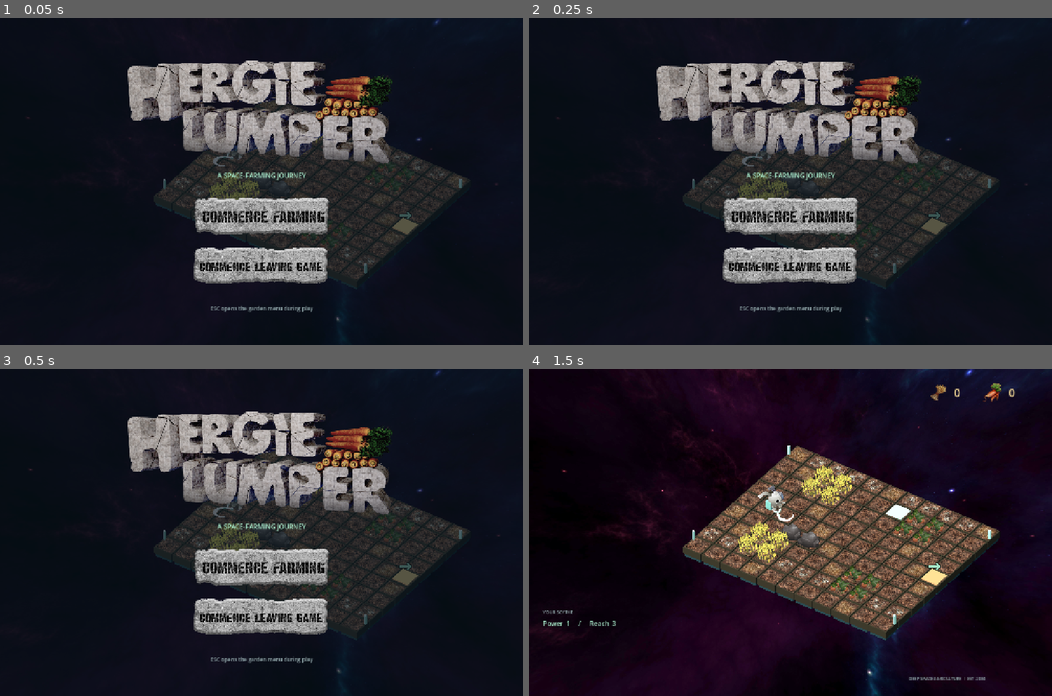
Above: before the commit, frames 1-4 (two rows, left to right).
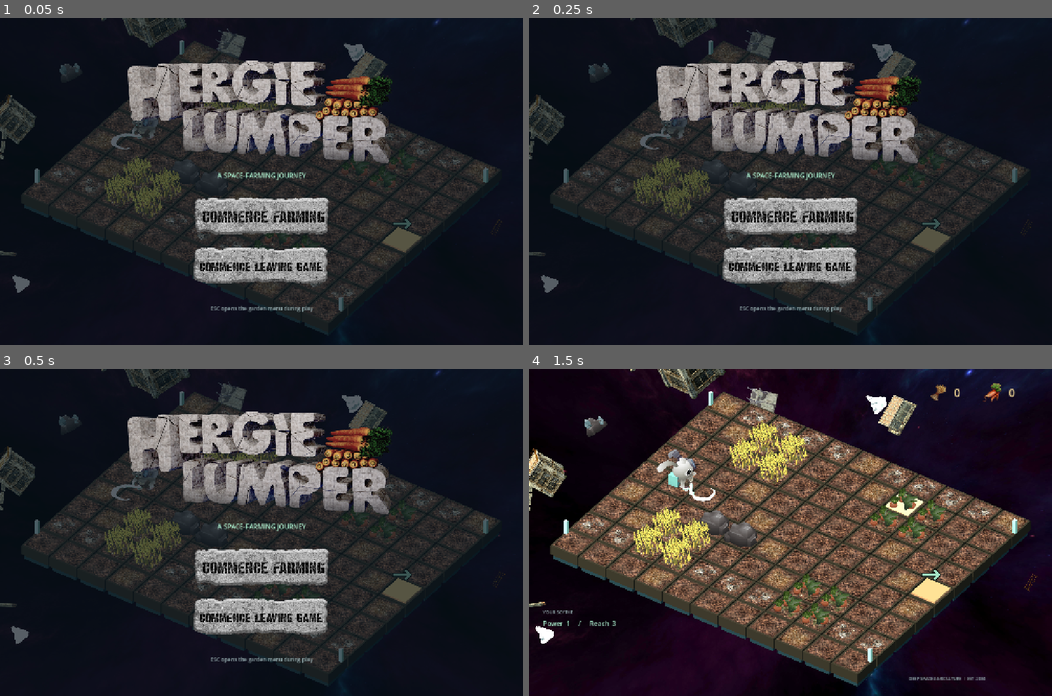
Above: after the commit, the same moments.

Repository: stir2/hergie-lumper-game
Game: Godot game, scene res://scenes/main.tscn
The game is run twice, just before and just after one commit, with the same random seed, the same clock (stepped at 60 frames per second) and the same inputs.
Inputs (mouse positions are in pixels of both pictures, inside the frame that each line leads up to):
- Up to frame 1 (0.05 s): no input
- Up to frame 2 (0.25 s): no input
- Up to frame 3 (0.5 s): no input
- Up to frame 4 (1.5 s): click (790, 568) at 0.5 s; tap Enter at 1.25 s; move the mouse to (905, 516) at 1.27 s; tap R at 1.35 s; click (905, 516) at 1.42 s

The runs differ from the first frame. In frame 1, 14% of the frame differs, in the area x 0-96%, y 0-93%; in frame 2, 14%; in frame 3, 14%; in frame 4, 41%, in the area x 0-98%, y 0-98%.

Commit message:
foating backgrounds, camera zoom

Diff:
--- a/scripts/game.gd
+++ b/scripts/game.gd
@@ -37,6 +37,8 @@
 var cell := Vector2i(0,4)
 var world: Node3D
 var board: Node3D
+var background_ruins: Node3D
+var floating_ruins: Array[Node3D] = []
 var bunny: Node3D
 var bunny_model: Node3D
 var hand_anchor: Node3D
@@ -171,14 +173,14 @@
 	bg.set_script(load("res://scripts/space.gd"))
 	add_child(bg)
 	view_container = SubViewportContainer.new()
-	view_container.position = Vector2(280,126)
-	view_container.size = Vector2(970,578) * RENDER_SCALE
+	view_container.position = Vector2.ZERO
+	view_container.size = Vector2(1280,800) * RENDER_SCALE
 	view_container.scale = Vector2.ONE / RENDER_SCALE
 	view_container.stretch = false
 	view_container.mouse_filter = Control.MOUSE_FILTER_IGNORE
 	add_child(view_container)
 	view = SubViewport.new()
-	view.size = Vector2i(Vector2(970,578) * RENDER_SCALE)
+	view.size = Vector2i(Vector2(1280,800) * RENDER_SCALE)
 	view.transparent_bg = true
 	view.render_target_update_mode = SubViewport.UPDATE_ALWAYS
 	view.msaa_3d = Viewport.MSAA_4X
@@ -202,11 +204,12 @@
 	camera = Camera3D.new()
 	world.add_child(camera)
 	camera.projection = Camera3D.PROJECTION_ORTHOGONAL
-	camera.size = 10.5
+	camera.size = 9.6
 	camera.position = Vector3(11,15,16)
 	camera.look_at(Vector3(0,0,0))
 	board = Node3D.new()
 	world.add_child(board)
+	build_background_ruins()
 	bunny = Node3D.new()
 	world.add_child(bunny)
 	bunny_model = Node3D.new()
@@ -260,6 +263,58 @@
 	for child in model.find_children("*", "MeshInstance3D"):
 		child.material_override = material(Color("b9dfd0"),0.1)
 	return root
+
+func floating_ruin(file: String, pos: Vector3, target_size: float, orientation: Vector3, spin: Vector3, drift: Vector3, phase: float) -> void:
+	var pivot := Node3D.new()
+	background_ruins.add_child(pivot)
+	pivot.position = pos
+	pivot.rotation_degrees = orientation
+	pivot.set_meta("base_position",pos)
+	pivot.set_meta("spin",spin)
+	pivot.set_meta("drift",drift)
+	pivot.set_meta("phase",phase)
+	asset(pivot,file,Vector3.ZERO,target_size)
+	floating_ruins.append(pivot)
+
+func build_background_ruins() -> void:
+	background_ruins = Node3D.new()
+	world.add_child(background_ruins)
+	# Large nearby wrecks frame the farm; smaller silhouettes recede into the sky.
+	floating_ruin("res://Meshes/Kevin/ConcreteBuilding1.tres",Vector3(-7.4,-1.0,-5.2),1.80,Vector3(11,-23,17),Vector3(0.05,0.12,-0.04),Vector3(0.45,0.20,-0.25),0.2)
+	floating_ruin("res://Meshes/Kevin/BrickBuilding3.tres",Vector3(7.5,-1.6,-5.8),1.65,Vector3(-14,28,-10),Vector3(-0.04,-0.10,0.06),Vector3(-0.35,0.16,0.32),1.1)
+	floating_ruin("res://Meshes/Kevin/ConcreteBuilding2.tres",Vector3(-2.0,-2.2,-8.8),1.05,Vector3(34,-12,23),Vector3(0.06,0.08,0.03),Vector3(0.18,-0.24,0.42),2.4)
+	floating_ruin("res://Meshes/Kevin/BrickBuilding2.tres",Vector3(8.9,-2.4,-2.6),1.15,Vector3(-28,42,16),Vector3(-0.05,0.07,-0.04),Vector3(-0.40,0.23,-0.15),3.0)
+	floating_ruin("res://Meshes/Kevin/ConcretePillar3.tres",Vector3(-8.8,-2.0,0.5),0.90,Vector3(66,18,-35),Vector3(0.09,-0.05,0.07),Vector3(0.26,0.31,0.12),3.8)
+	floating_ruin("res://Meshes/Kevin/Railing1.tres",Vector3(7.8,-2.7,1.8),0.82,Vector3(31,-38,42),Vector3(-0.07,0.08,0.05),Vector3(-0.18,-0.20,0.36),4.6)
+	floating_ruin("res://Meshes/Jefferson/ConcreteDebris.tres",Vector3(-5.6,-2.6,-7.4),0.78,Vector3(43,9,61),Vector3(0.10,0.06,-0.08),Vector3(0.35,-0.18,0.20),5.1)
+	floating_ruin("res://Meshes/Jefferson/Debris2.tres",Vector3(4.6,-2.9,-8.0),0.62,Vector3(-22,48,31),Vector3(-0.08,0.11,0.04),Vector3(-0.28,0.25,-0.30),0.8)
+	floating_ruin("res://Meshes/Jefferson/RockTitanium2.tres",Vector3(-9.5,-2.8,-3.4),0.72,Vector3(17,-31,29),Vector3(0.04,0.09,0.07),Vector3(0.20,0.12,-0.38),1.7)
+	floating_ruin("res://Meshes/Jefferson/RockPlain3.tres",Vector3(10.2,-3.1,-4.4),0.54,Vector3(-31,24,-44),Vector3(-0.06,0.05,-0.09),Vector3(-0.32,-0.16,0.18),2.8)
+	floating_ruin("res://Meshes/Kevin/ConcretePillar2.tres",Vector3(-10.4,-3.0,-6.9),0.92,Vector3(29,54,-17),Vector3(0.08,-0.06,0.10),Vector3(0.22,0.28,0.35),4.0)
+	floating_ruin("res://Meshes/Kevin/BrickBuilding1.tres",Vector3(9.6,-3.2,-8.4),0.76,Vector3(-41,13,38),Vector3(-0.09,0.07,-0.06),Vector3(-0.38,0.17,-0.22),5.5)
+	floating_ruin("res://Meshes/Kevin/ConcretePillar1.tres",Vector3(-6.8,-3.4,2.8),0.58,Vector3(73,-24,19),Vector3(0.11,0.04,-0.07),Vector3(0.16,-0.26,0.27),1.5)
+	floating_ruin("res://Meshes/Kevin/BrickPillar1.tres",Vector3(10.8,-3.5,0.2),0.62,Vector3(-19,47,56),Vector3(-0.05,0.10,0.08),Vector3(-0.24,0.21,0.14),2.1)
+	floating_ruin("res://Meshes/Jefferson/RockTitanium1.tres",Vector3(-3.8,-3.6,-10.6),0.50,Vector3(34,-48,-22),Vector3(0.07,-0.08,0.09),Vector3(0.30,0.14,-0.18),3.3)
+	floating_ruin("res://Meshes/Jefferson/RockPlain2.tres",Vector3(5.5,-3.8,-10.2),0.42,Vector3(-62,21,44),Vector3(-0.10,0.05,-0.04),Vector3(-0.16,0.29,0.24),4.9)
+	# Lower, farther pieces keep the void around the near edge from feeling empty.
+	floating_ruin("res://Meshes/Kevin/ConcreteBuilding1.tres",Vector3(-10.8,-5.0,-3.4),1.08,Vector3(48,-37,29),Vector3(0.06,0.09,-0.05),Vector3(0.31,0.22,0.18),0.6)
+	floating_ruin("res://Meshes/Kevin/BrickBuilding1.tres",Vector3(-6.8,-6.0,-3.0),0.84,Vector3(-33,26,51),Vector3(-0.08,0.04,0.10),Vector3(-0.26,0.30,-0.16),1.9)
+	floating_ruin("res://Meshes/Kevin/ConcretePillar2.tres",Vector3(-9.8,-5.7,-0.3),0.62,Vector3(71,12,-39),Vector3(0.10,-0.07,0.06),Vector3(0.22,-0.18,0.29),2.7)
+	floating_ruin("res://Meshes/Jefferson/Debris2.tres",Vector3(-5.1,-6.5,-6.5),0.72,Vector3(24,58,-36),Vector3(-0.06,0.11,-0.08),Vector3(-0.34,0.24,0.20),3.6)
+	floating_ruin("res://Meshes/Jefferson/ConcreteDebris.tres",Vector3(-11.8,-5.8,1.8),0.56,Vector3(-47,19,63),Vector3(0.09,0.05,0.07),Vector3(0.17,0.27,-0.25),4.4)
+	floating_ruin("res://Meshes/Jefferson/RockTitanium1.tres",Vector3(-7.2,-5.5,2.4),0.48,Vector3(39,-52,18),Vector3(-0.07,0.08,-0.09),Vector3(-0.21,0.16,0.33),5.2)
+	floating_ruin("res://Meshes/Jefferson/RockPlain3.tres",Vector3(-2.4,-7.0,-8.3),0.52,Vector3(-56,34,27),Vector3(0.08,-0.06,0.05),Vector3(0.29,0.20,-0.17),1.3)
+	floating_ruin("res://Meshes/Kevin/Railing1.tres",Vector3(2.8,-6.2,-8.6),0.50,Vector3(62,-29,45),Vector3(-0.10,0.07,0.04),Vector3(-0.18,0.32,0.21),2.4)
+
+func update_background_ruins(dt: float) -> void:
+	for ruin in floating_ruins:
+		if not is_instance_valid(ruin): continue
+		var spin: Vector3 = ruin.get_meta("spin")
+		var base_position: Vector3 = ruin.get_meta("base_position")
+		var drift: Vector3 = ruin.get_meta("drift")
+		var phase: float = ruin.get_meta("phase")
+		ruin.rotation += spin*dt
+		ruin.position = base_position+drift*sin(time*0.42+phase)
 
 func panel(pos: Vector2, dimensions: Vector2, parent: Node = ui) -> PanelContainer:
 	var p := PanelContainer.new()
@@ -623,6 +678,7 @@
 
 func _process(dt: float) -> void:
 	time += dt
+	update_background_ruins(dt)
 	if title_active: return
 	if is_instance_valid(overlay): return
 	transition_lock = maxf(0,transition_lock-dt)
